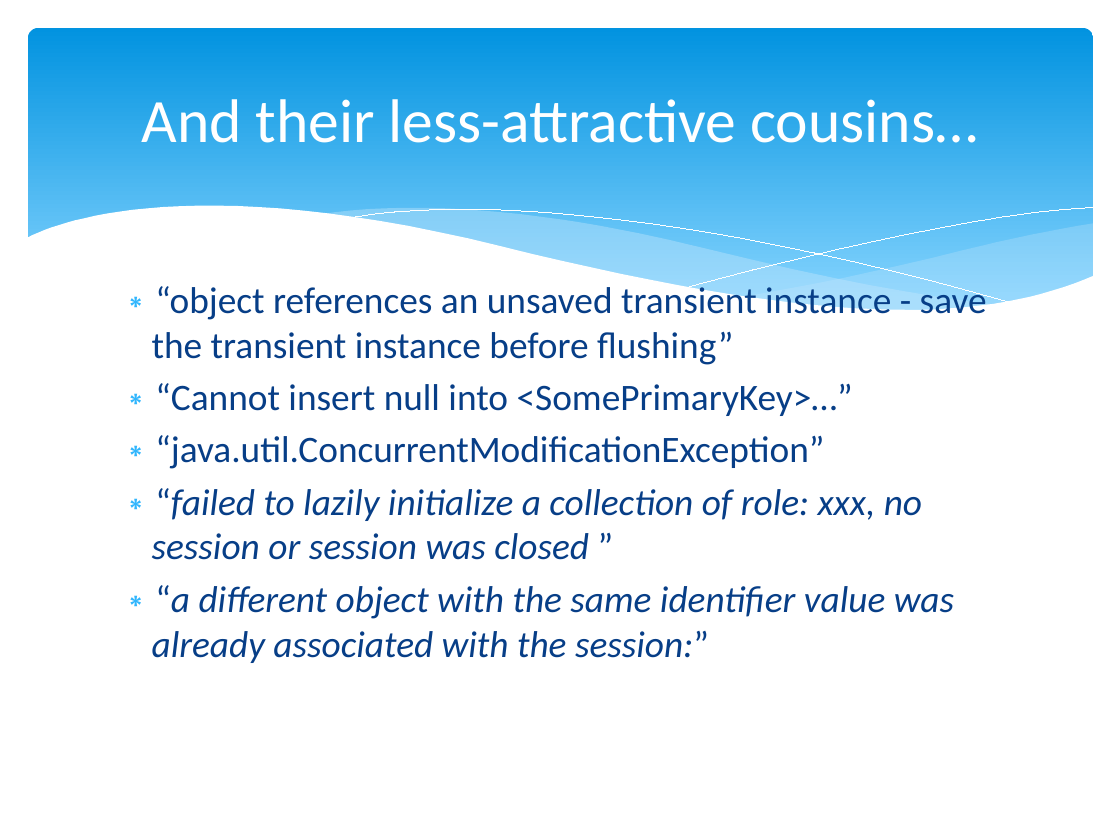
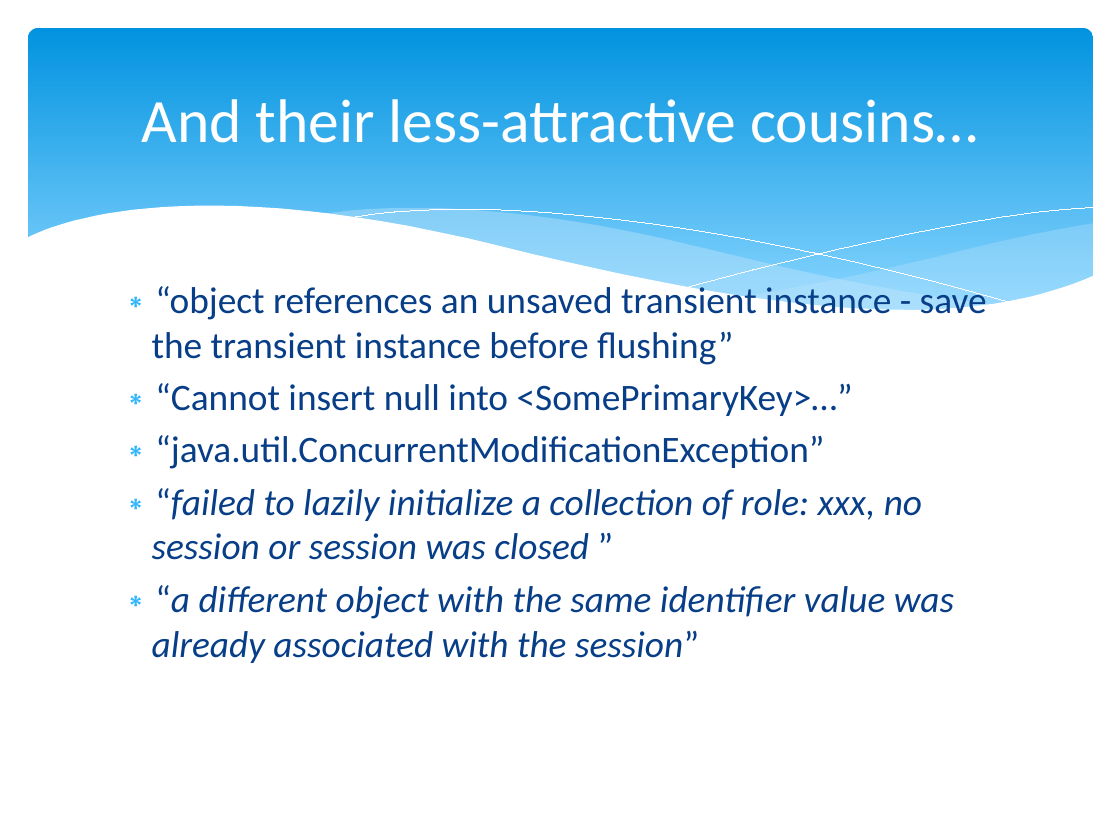
Before and after one commit to marcesher/mxunit-cfmeetups, a slide deck: slide 8 of CFObjective_ORMZen/preso/orm_zen.ppt.pptx. Drawn at 1120x840 pixels with LibreOffice and Linux fonts; fonts in the diff are those of the drawing. Boxes give left, top, right and bottom in pixels: in the first picture for what was removed or moved away, otherwise in the second. Text is boxed around its words. In the diff, an @@ line names an element or a change of style, - is before the commit and + after.

```diff
--- a/CFObjective_ORMZen/preso/orm_zen.ppt.pptx
+++ b/CFObjective_ORMZen/preso/orm_zen.ppt.pptx
@@ text at box(152, 585, 954, 663): text changed @@
-∗ “a different object with the same identifier value was already associated with the session:”
+∗ “a different object with the same identifier value was already associated with the session”
```
Also in this commit, not shown: 2 other slides changed, 1 slide added, 4 other files.
